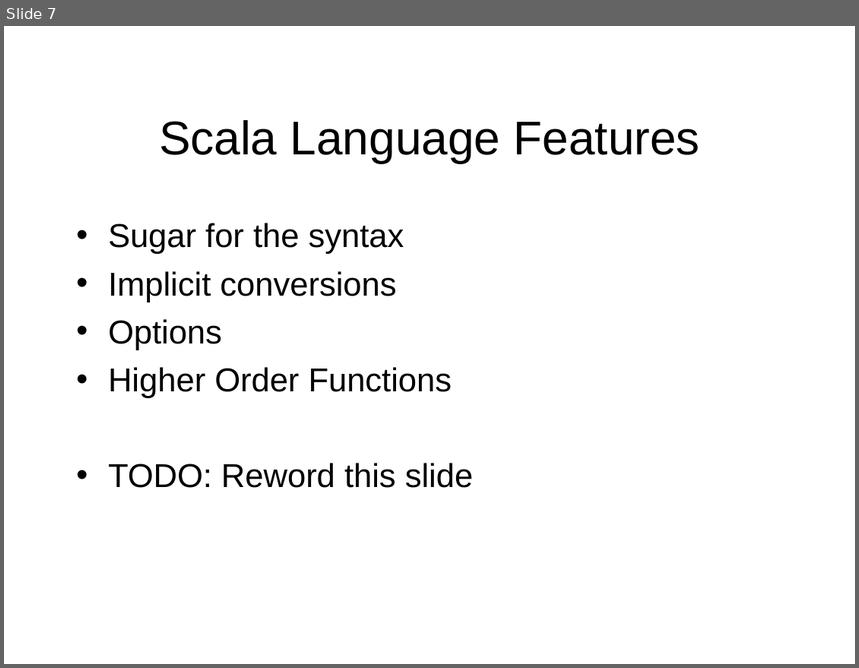
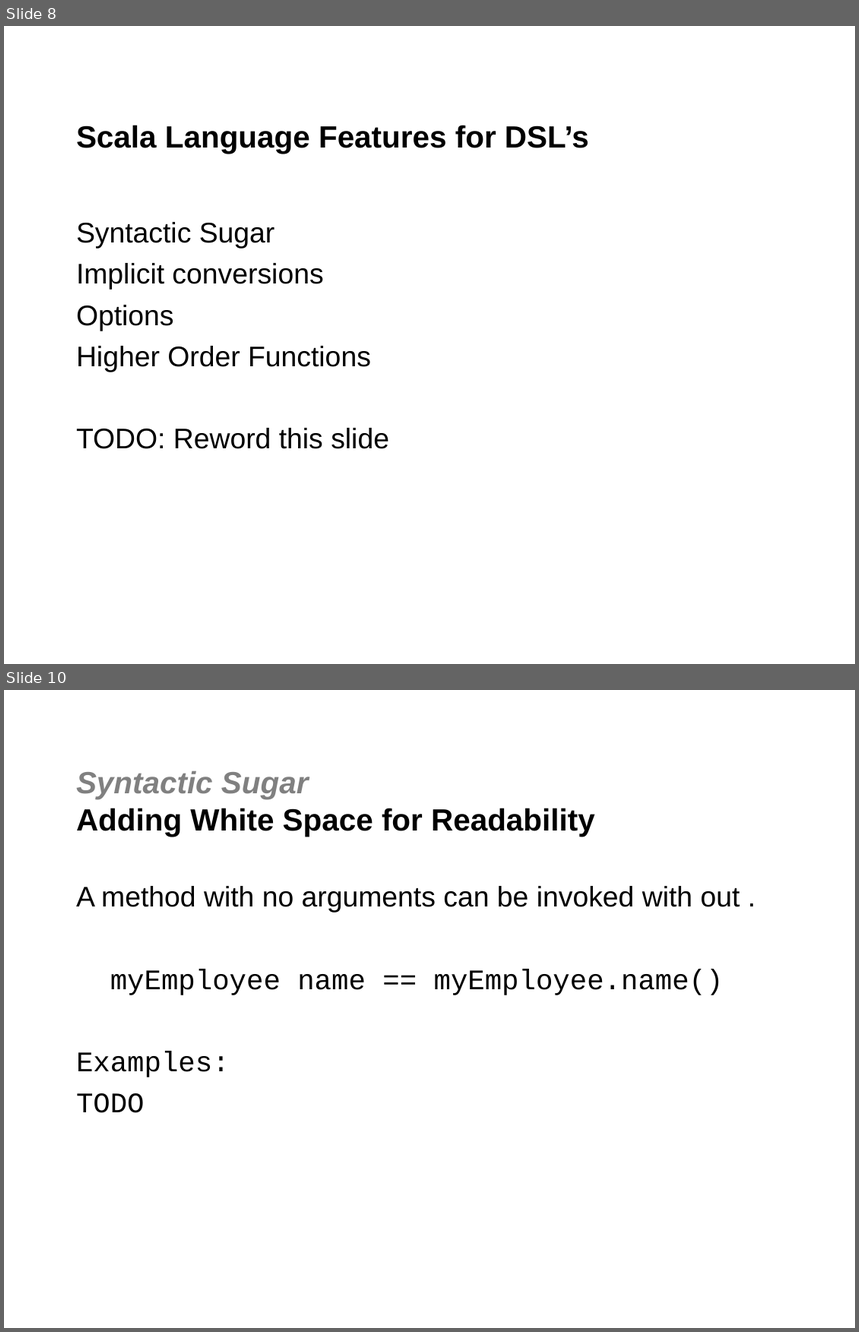
Before and after one commit to jgoodsen/agile2010, a slide deck: dsl.ppt. Shown one above the other, each under a label of ours: slide 7 before the commit, slides 8 and 10 after it; the slides between them are not shown. The pictures are 859x668 and 859x1332 pixels, drawn with LibreOffice and Linux fonts; fonts in the diff are those of the drawing; background and template pictures are left out. Boxes give left, top, right and bottom in pixels: in the first picture for what was removed or moved away, otherwise in the second. Text is boxed around its words. In the diff, an @@ line names an element or a change of style, - is before the commit and + after.

```diff
--- a/dsl.ppt
+++ b/dsl.ppt
@@ slide 10 added at box(4, 690, 855, 1328), background #FFFFFF @@
@@ title added at box(76, 771, 595, 836), 26 pt, text #000000, bold @@
+Syntactic Sugar
+Adding White Space for Readability
@@ text added at box(76, 886, 740, 1113), 24 pt, text #000000 @@
+A method with no arguments can be invoked with out .
+myEmployee name == myEmployee.name()
+Examples:
+TODO
@@ what was slide 7 is now slide 8 @@
@@ slide 8 changed as well @@
@@ title at box(76, 125, 589, 154): text changed; size 40 to 26 pt; bold on @@
-Scala Language Features
+Scala Language Features for DSL’s
@@ text at box(76, 222, 275, 249): text changed; size 28 to 24 pt @@
-• Sugar for the syntax
+Syntactic Sugar
@@ text at box(76, 263, 389, 449): size 28 to 24 pt in "Implicit conversions", "Options", "Higher Order Functions", "TODO: Reword this slide"; bullet • to none; less space between paragraphs @@
```
Also in this commit, not shown: 7 other slides changed, 4 other slides added, 1 other file.
